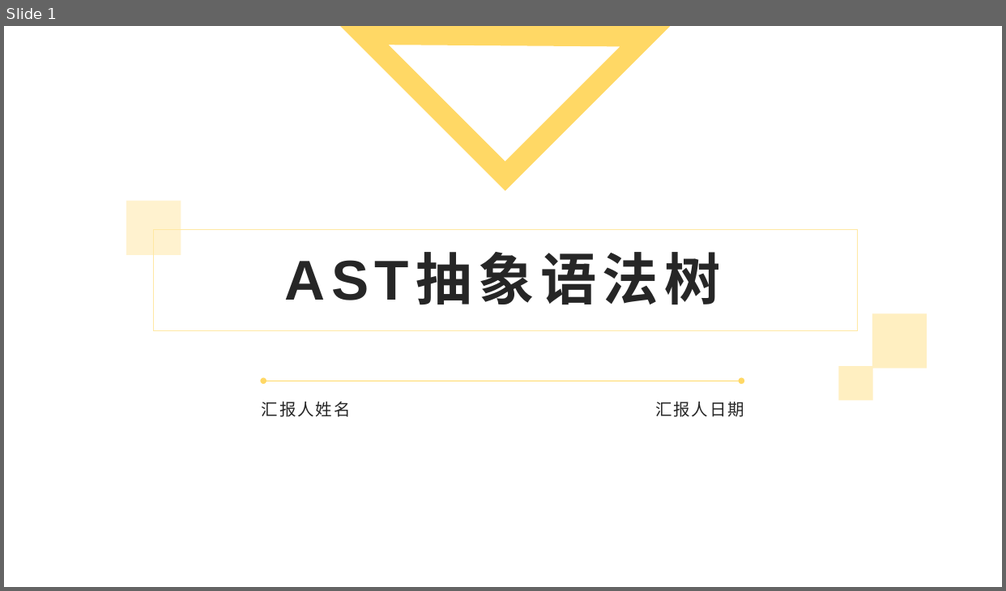
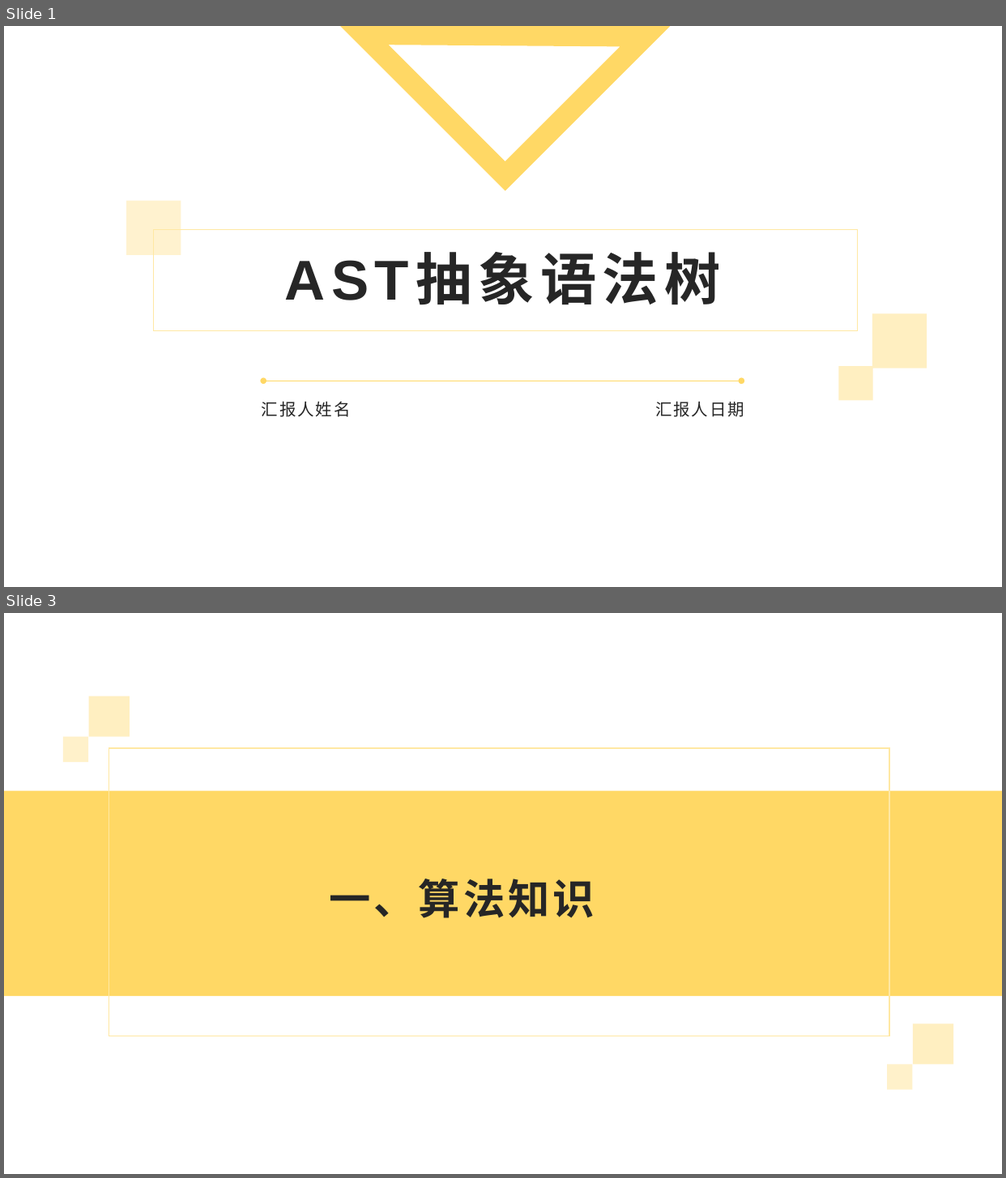
Before and after one commit to xiaoxiao-lady/vue, a slide deck: ast/AST图解-自学.pptx. Shown one above the other, each under a label of ours: slide 1 before the commit, slides 1 and 3 after it; the slides between them are not shown. The pictures are 1006x591 and 1006x1178 pixels, drawn with LibreOffice and Linux fonts; fonts in the diff are those of the drawing; background and template pictures are left out. Boxes give left, top, right and bottom in pixels: in the first picture for what was removed or moved away, otherwise in the second. Text is boxed around its words. In the diff, an @@ line names an element or a change of style, - is before the commit and + after.

```diff
--- a/ast/AST图解-自学.pptx
+++ b/ast/AST图解-自学.pptx
@@ slide 3 added at (x1=4, y1=613, x2=1002, y2=1174), background #FFFFFF @@
@@ rectangle added at (x1=88, y1=696, x2=129, y2=736), fill #FFEFC1 @@
@@ rectangle added at (x1=63, y1=736, x2=88, y2=762), fill #FFD865 at 34% opacity @@
@@ rectangle added at (x1=108, y1=748, x2=889, y2=1037), outline #FFE8A3 1 pt @@
@@ rectangle added at (x1=4, y1=791, x2=1002, y2=996), fill #FFD865 @@
@@ title added at (x1=330, y1=879, x2=594, y2=918), 40 pt, text #262626, bold @@
+一、算法知识
@@ rectangle added at (x1=913, y1=1024, x2=953, y2=1064), fill #FFEFC1 @@
@@ rectangle added at (x1=888, y1=1064, x2=913, y2=1090), fill #FFD865 at 34% opacity @@
```
Also in this commit, not shown: 13 other slides added, 21 slides removed, 1 other file.
